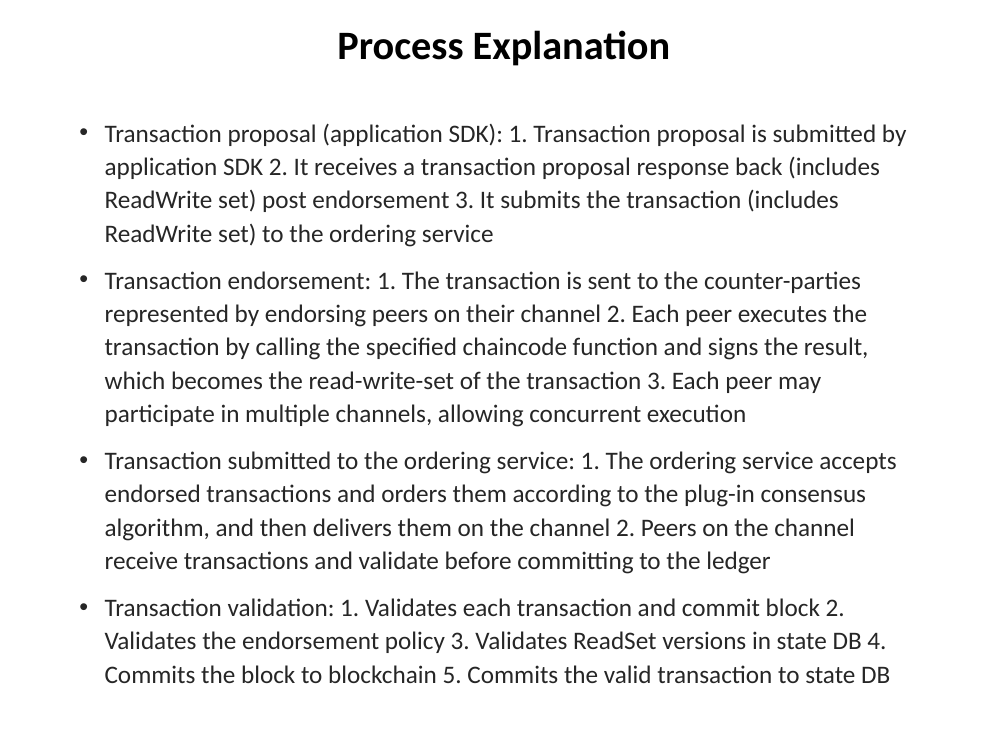
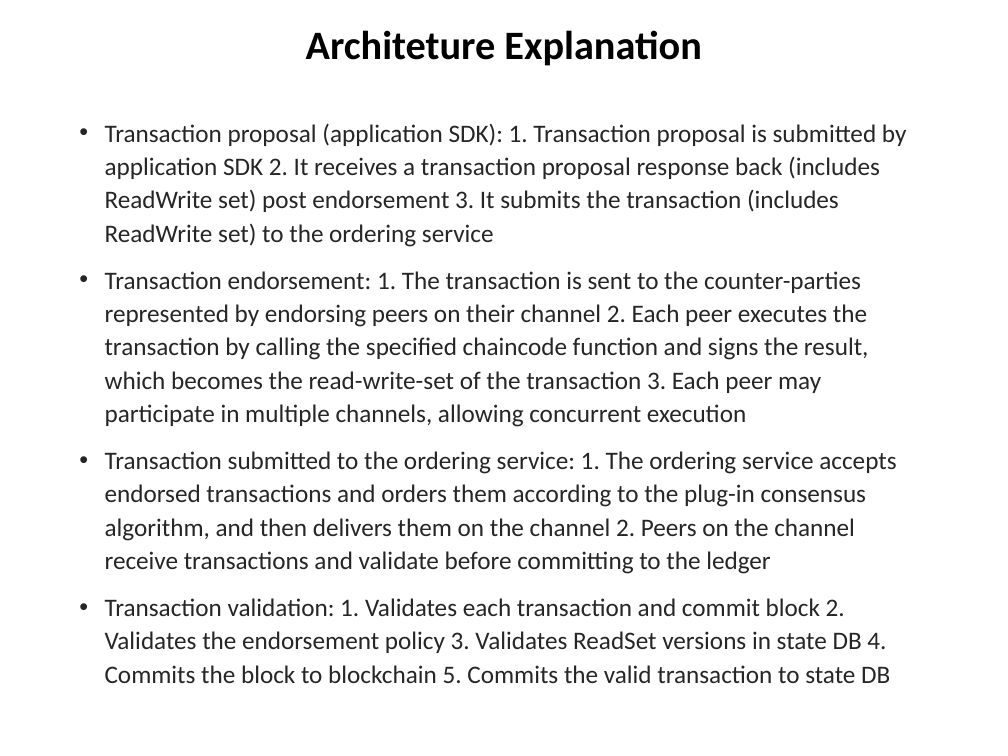
Before and after one commit to chuacw/SGUS-Slides, a slide deck: slide 12 of BCI - Day8 - Hyperledger 1 Intro.pptx (slide 14 before the commit). Drawn at 1008x756 pixels with LibreOffice and Linux fonts; fonts in the diff are those of the drawing. Boxes give left, top, right and bottom in pixels: in the first picture for what was removed or moved away, otherwise in the second. Text is boxed around its words. In the diff, an @@ line names an element or a change of style, - is before the commit and + after.

```diff
--- a/BCI - Day8 - Hyperledger 1 Intro.pptx
+++ b/BCI - Day8 - Hyperledger 1 Intro.pptx
@@ title at (x1=306, y1=30, x2=702, y2=66): text changed @@
-Process Explanation
+Architeture Explanation
```
Also in this commit, not shown: 5 other slides changed, 18 slides added, 4 slides removed, 6 other files.
